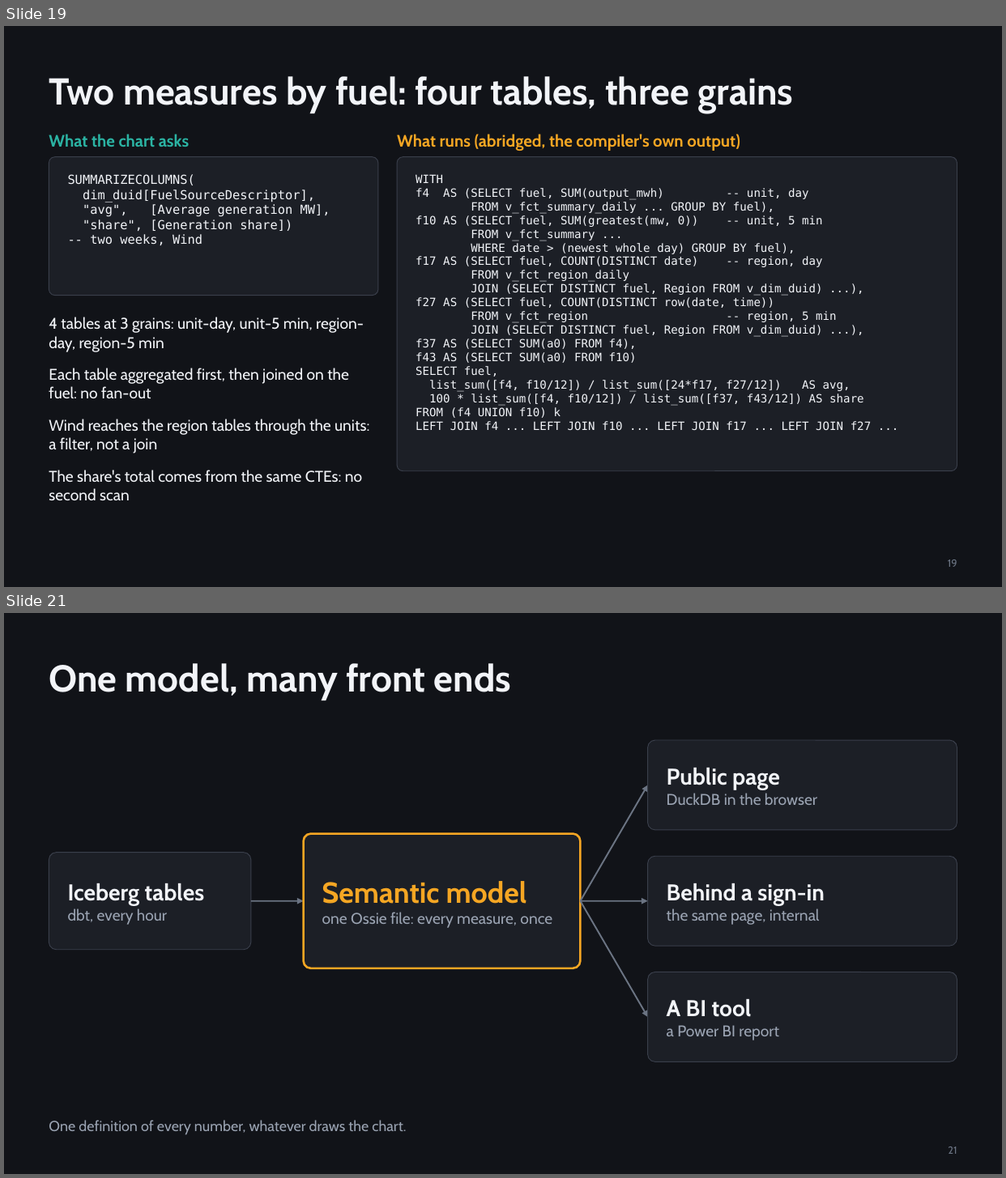
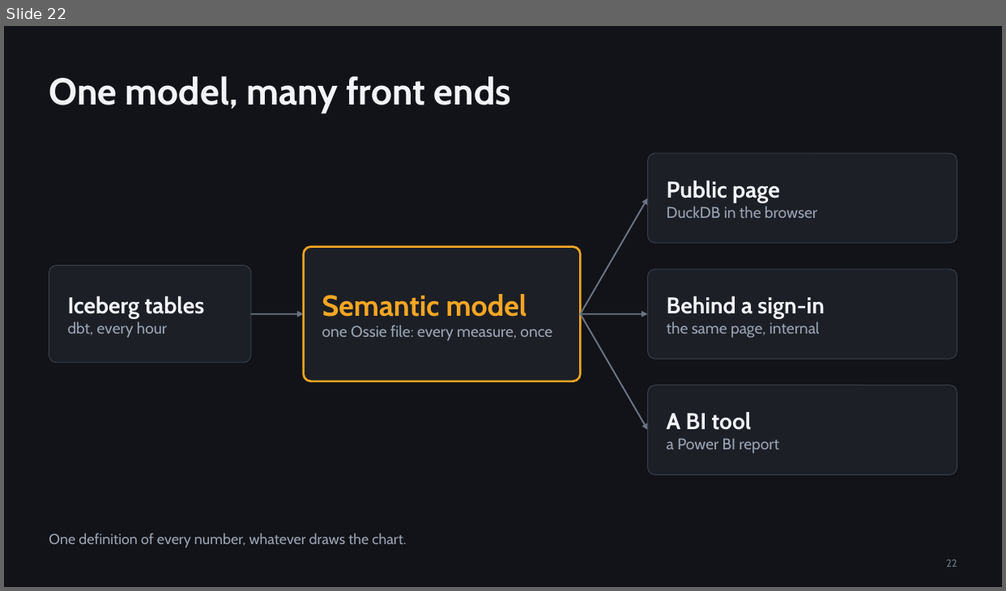
Before and after one commit to djouallah/presentations, a slide deck: analytics-as-code/analytics-as-code.pptx. Shown one above the other, each under a label of ours: slides 19 and 21 before the commit, slide 22 after it; the slides between them are not shown. The pictures are 1006x1178 and 1006x591 pixels, drawn with LibreOffice and Linux fonts; fonts in the diff are those of the drawing. Boxes give left, top, right and bottom in pixels: in the first picture for what was removed or moved away, otherwise in the second. Text is boxed around its words. In the diff, an @@ line names an element or a change of style, - is before the commit and + after.

```diff
--- a/analytics-as-code/analytics-as-code.pptx
+++ b/analytics-as-code/analytics-as-code.pptx
@@ slide 19 removed at bbox=[4, 26, 1002, 587], background #111318 @@
@@ title removed at bbox=[49, 76, 794, 113] @@
-Two measures by fuel: four tables, three grains
@@ text removed at bbox=[49, 134, 189, 147] @@
-What the chart asks
@@ text removed at bbox=[397, 134, 740, 151] @@
-What runs (abridged, the compiler's own output)
@@ rounded rectangle removed at bbox=[49, 157, 378, 296] @@
@@ rounded rectangle removed at bbox=[397, 157, 957, 472] @@
@@ text removed at bbox=[68, 174, 330, 246] @@
-SUMMARIZECOLUMNS(
-dim_duid[FuelSourceDescriptor],
-"avg", [Average generation MW],
-"share", [Generation share])
--- two weeks, Wind
@@ text removed at bbox=[415, 174, 872, 430] @@
-WITH
-f4 AS (SELECT fuel, SUM(output_mwh) -- unit, day
-FROM v_fct_summary_daily ... GROUP BY fuel),
-f10 AS (SELECT fuel, SUM(greatest(mw, 0)) -- unit, 5 min
-FROM v_fct_summary ...
-WHERE date > (newest whole day) GROUP BY fuel),
-f17 AS (SELECT fuel, COUNT(DISTINCT date) -- region, day
-FROM v_fct_region_daily
-JOIN (SELECT DISTINCT fuel, Region FROM v_dim_duid) ...),
-f27 AS (SELECT fuel, COUNT(DISTINCT row(date, time))
-FROM v_fct_region -- region, 5 min
-JOIN (SELECT DISTINCT fuel, Region FROM v_dim_duid) ...),
-f37 AS (SELECT SUM(a0) FROM f4),
-f43 AS (SELECT SUM(a0) FROM f10)
-SELECT fuel,
-list_sum([f4, f10/12]) / list_sum([24*f17, f27/12]) AS avg,
-100 * list_sum([f4, f10/12]) / list_sum([f37, f43/12]) AS share
-FROM (f4 UNION f10) k
-LEFT JOIN f4 ... LEFT JOIN f10 ... LEFT JOIN f17 ... LEFT JOIN f27 ...
@@ text removed at bbox=[49, 317, 364, 352] @@
-4 tables at 3 grains: unit-day, unit-5 min, region-day, region-5 min
@@ text removed at bbox=[49, 368, 349, 399] @@
-Each table aggregated first, then joined on the fuel: no fan-out
@@ text removed at bbox=[49, 419, 369, 454] @@
-Wind reaches the region tables through the units: a filter, not a join
@@ text removed at bbox=[49, 470, 362, 501] @@
-The share's total comes from the same CTEs: no second scan
@@ page number removed at bbox=[948, 560, 957, 567] @@
-19
@@ what was slide 21 is now slide 22 @@
@@ page number at bbox=[946, 560, 957, 567]: text changed @@
-21
+22
```
Also in this commit, not shown: 1 slide changed, 5 slides added, 3 other slides removed, 5 other files.
